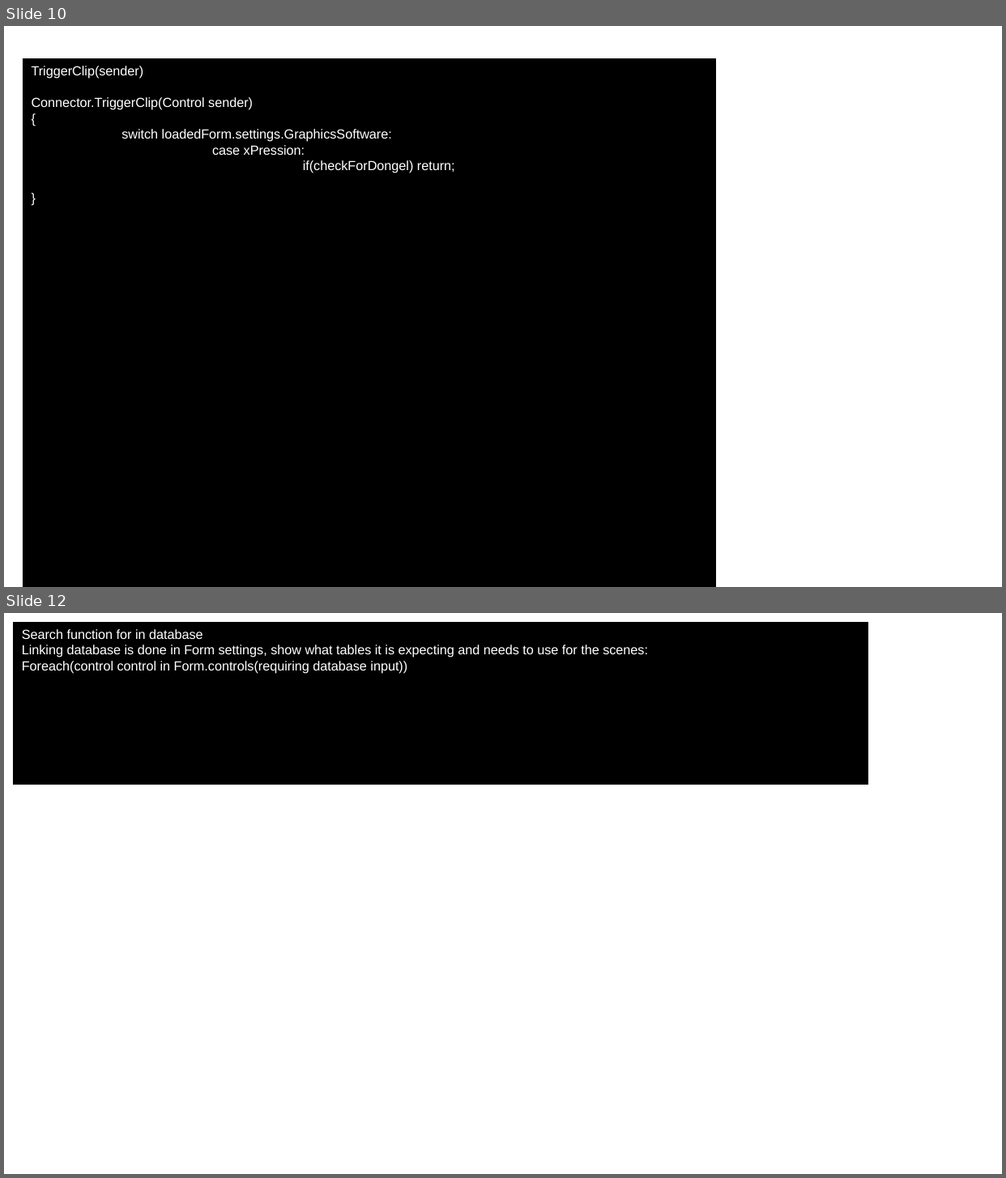
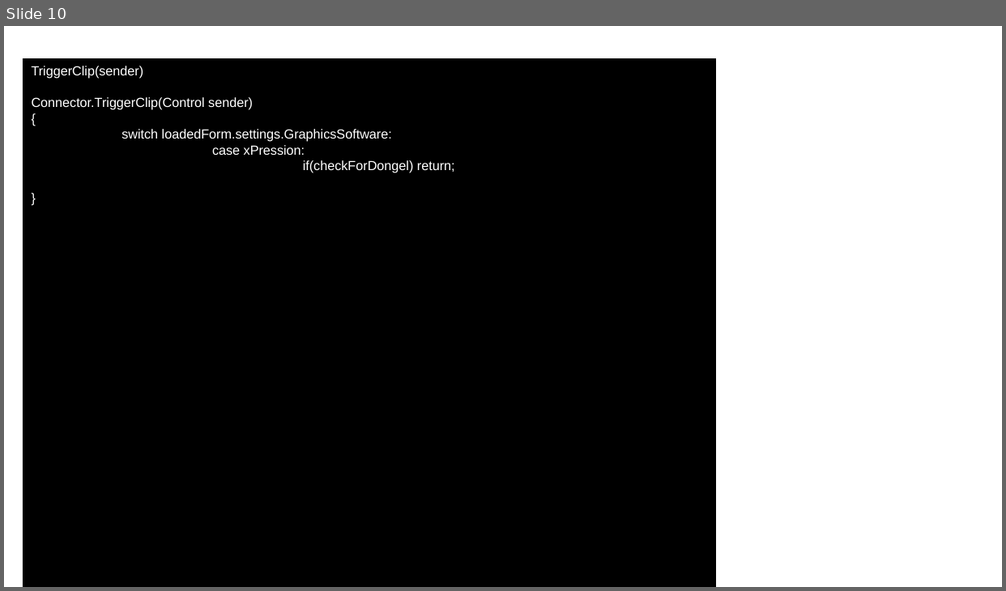
Before and after one commit to Uviloc/Operators_Solution, a slide deck: Connection/Uncompiled_Files/Project Structure.odp. Shown one above the other, each under a label of ours: slides 10 and 12 before the commit, slide 10 after it; the slides between them are not shown. The pictures are 1006x1178 and 1006x591 pixels, drawn with LibreOffice and Linux fonts; fonts in the diff are those of the drawing. Boxes give left, top, right and bottom in pixels: in the first picture for what was removed or moved away, otherwise in the second. Text is boxed around its words. In the diff, an @@ line names an element or a change of style, - is before the commit and + after.

Commit message:
Worked on seperating settings, Progress on custom controls

```diff
--- a/Connection/Uncompiled_Files/Project Structure.odp
+++ b/Connection/Uncompiled_Files/Project Structure.odp
@@ slide 12 removed at [4, 613, 1002, 1174], background #FFFFFF @@
@@ rectangle removed at [13, 621, 870, 785] @@
-Search function for in database
-Linking database is done in Form settings, show what tables it is expecting and needs to use for the scenes:
-Foreach(control control in Form.controls(requiring database input))
```
Also in this commit, not shown: 1 slide changed, 1 slide added, 16 other files.
